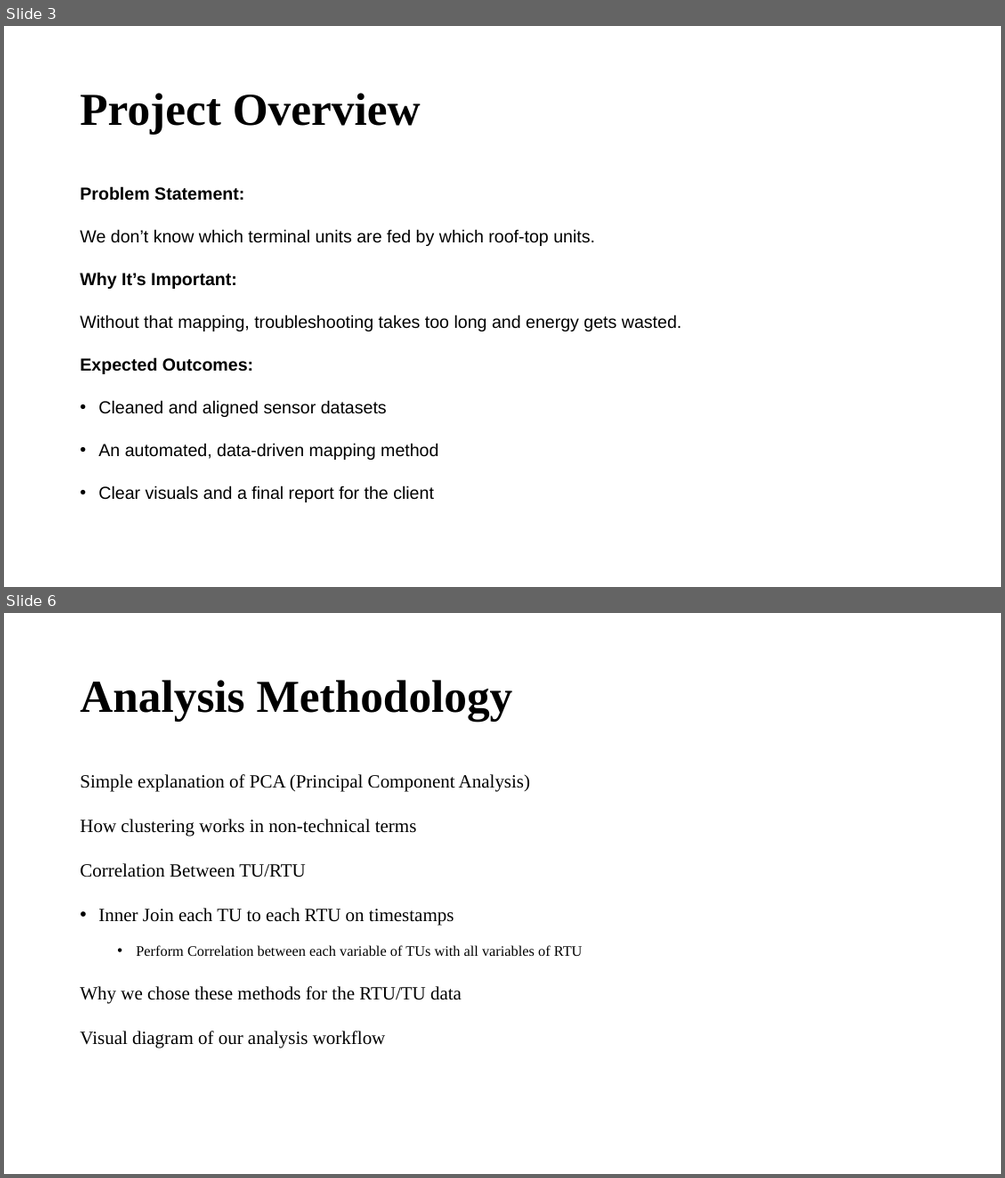
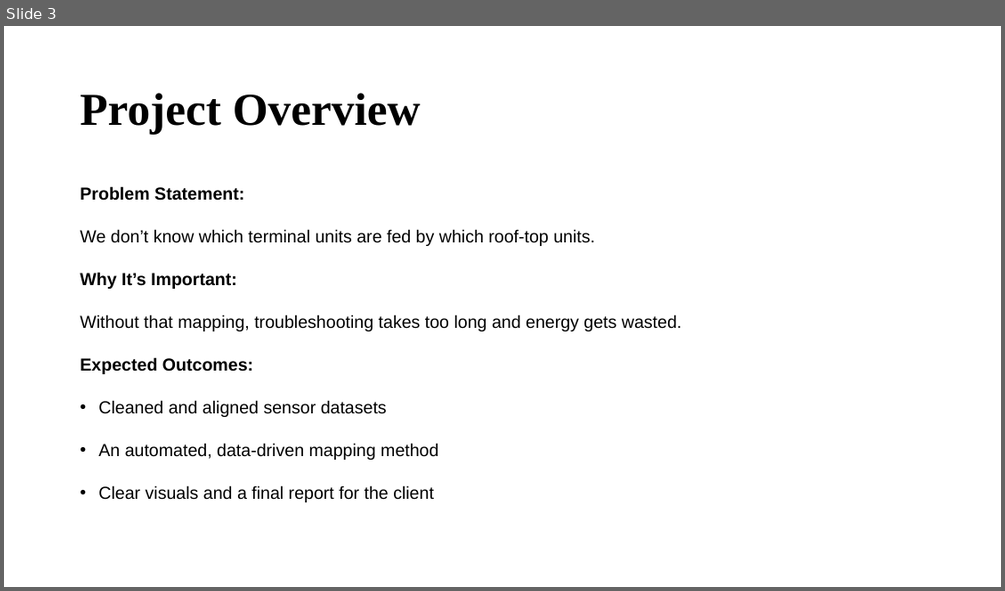
Before and after one commit to west-bri/HVACFinal, a slide deck: HVAC_Final_Presentation.pptx. Shown one above the other, each under a label of ours: slides 3 and 6 before the commit, slide 3 after it; the slides between them are not shown. The pictures are 1005x1178 and 1005x591 pixels, drawn with LibreOffice and Linux fonts; fonts in the diff are those of the drawing. Boxes give left, top, right and bottom in pixels: in the first picture for what was removed or moved away, otherwise in the second. Text is boxed around its words. In the diff, an @@ line names an element or a change of style, - is before the commit and + after.

```diff
--- a/HVAC_Final_Presentation.pptx
+++ b/HVAC_Final_Presentation.pptx
@@ slide 6 removed at [4,613,1001,1174], background #FFFFFF @@
@@ title removed at [80,680,513,721] @@
-Analysis Methodology
@@ text removed at [80,774,582,1047] @@
-Simple explanation of PCA (Principal Component Analysis)
-How clustering works in non-technical terms
-Correlation Between TU/RTU
-• Inner Join each TU to each RTU on timestamps
-  • Perform Correlation between each variable of TUs with all variables of RTU
-Why we chose these methods for the RTU/TU data
-Visual diagram of our analysis workflow
```
Also in this commit, not shown: 7 other slides changed, 2 slides added, 1 other slide removed.
